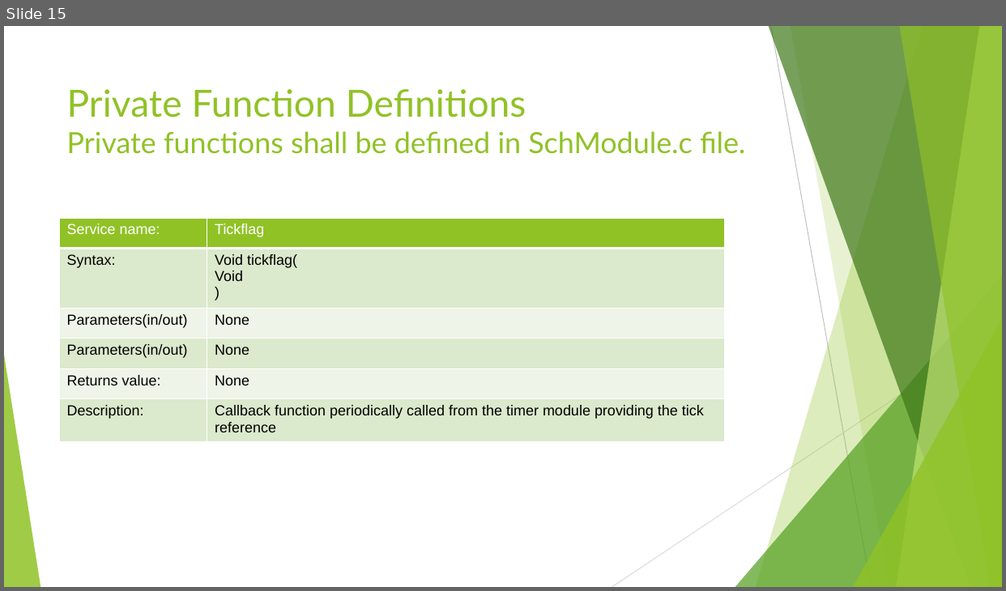
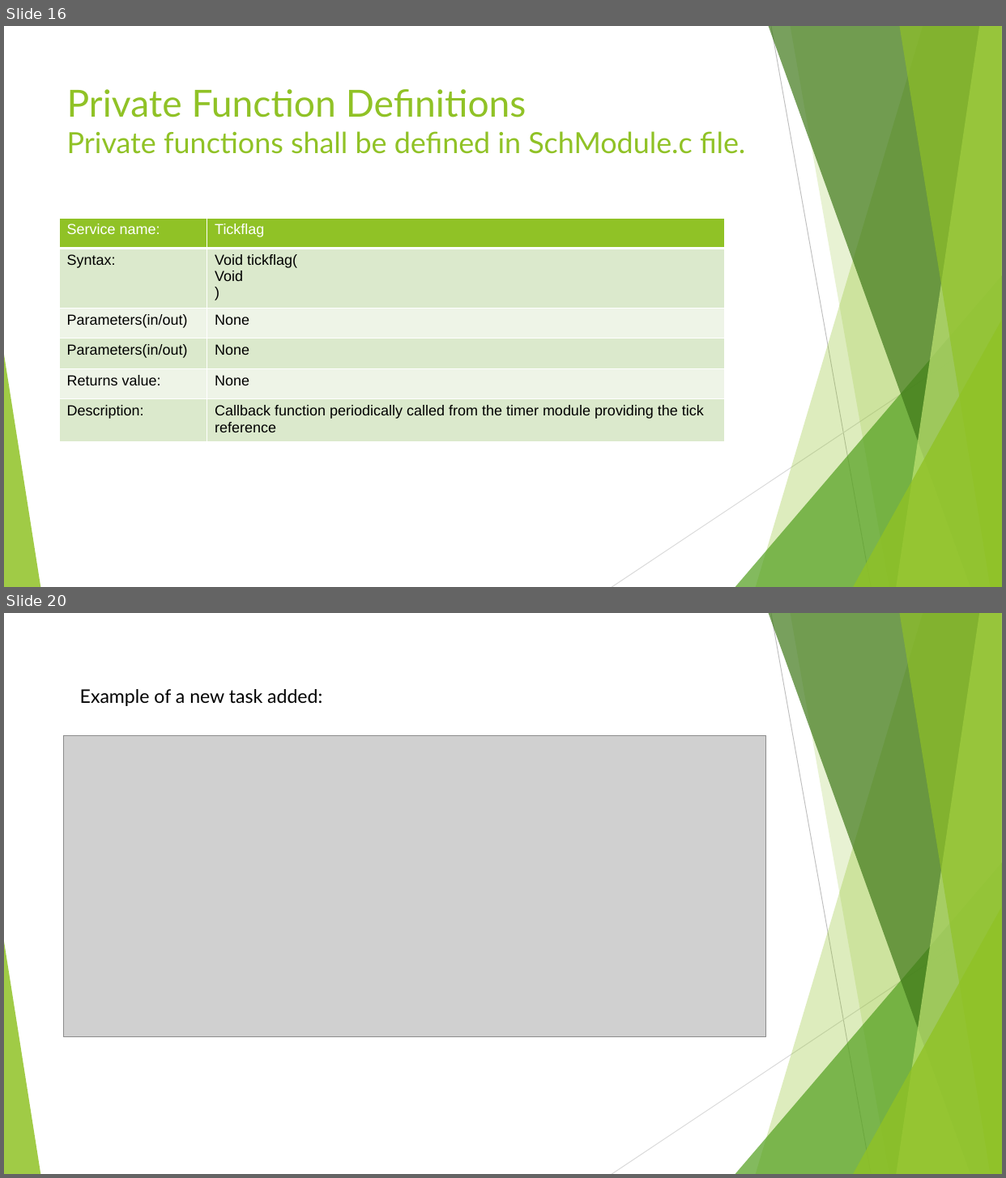
Before and after one commit to DavidDiaz0099/scheduler, a slide deck: Scheduler Module.pptx. Shown one above the other, each under a label of ours: slide 15 before the commit, slides 16 and 20 after it; the slides between them are not shown. The pictures are 1006x591 and 1006x1178 pixels, drawn with LibreOffice and Linux fonts; fonts in the diff are those of the drawing; grey boxes stand for pictures. Boxes give left, top, right and bottom in pixels: in the first picture for what was removed or moved away, otherwise in the second. Text is boxed around its words. In the diff, an @@ line names an element or a change of style, - is before the commit and + after.

```diff
--- a/Scheduler Module.pptx
+++ b/Scheduler Module.pptx
@@ slide 20 added at box(4, 613, 1002, 1174), background #FFFFFF; not listed: 10 template elements that a slide beside it also shows @@
@@ text added at box(80, 689, 322, 706), 18 pt, text #000000 @@
+Example of a new task added:
@@ picture added at box(64, 736, 766, 1037) @@
@@ what was slide 15 is now slide 16 @@
```
Also in this commit, not shown: 6 slides changed, 6 other slides added, 1 other file.
